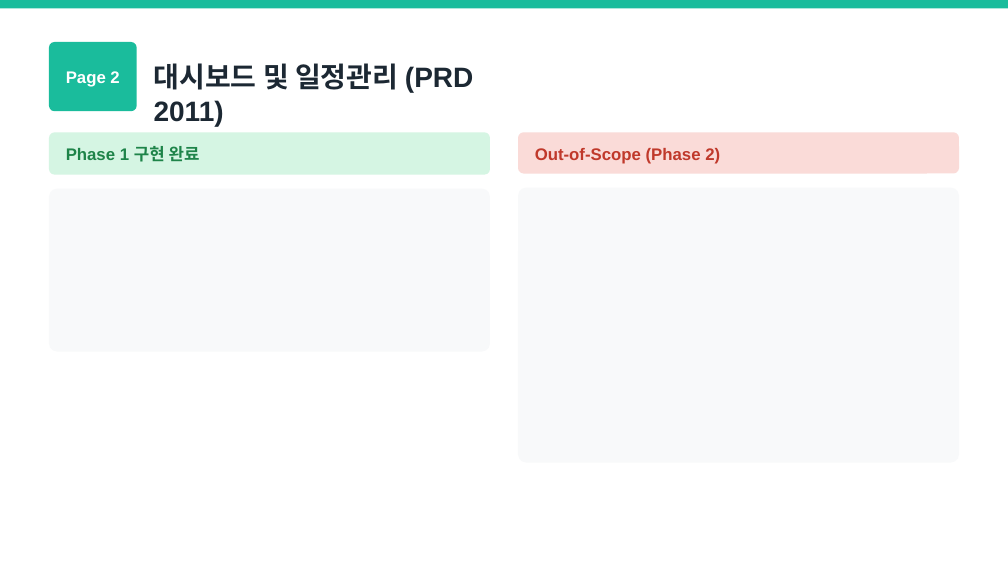
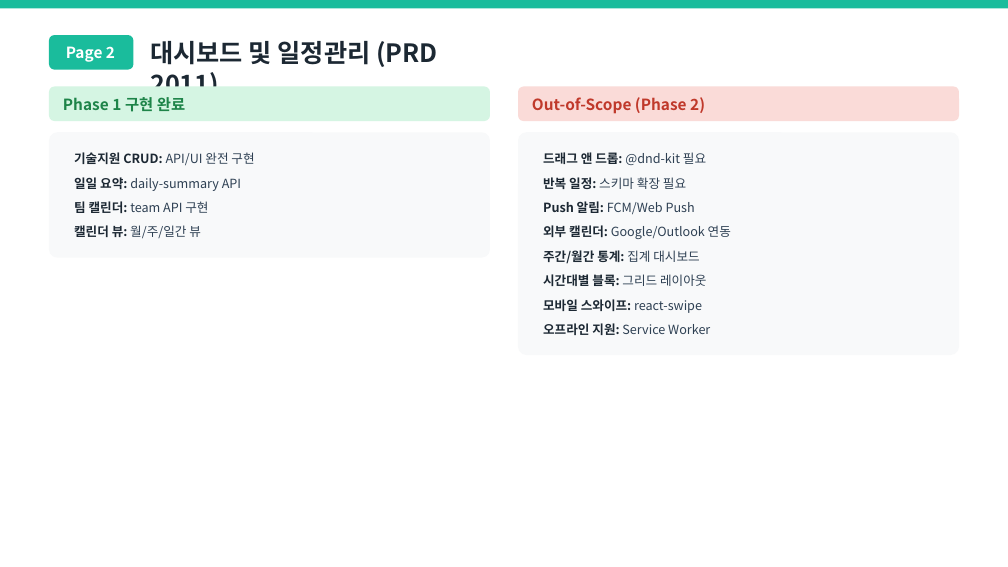
Before and after one commit to MoonjaeChoi/sunjin-erp, a slide deck: slide 4 of workspace/ppt/선진인포텍_ERP_Out-of-Scope_정리.pptx. Drawn at 1008x567 pixels with LibreOffice and Linux fonts; fonts in the diff are those of the drawing. Boxes give left, top, right and bottom in pixels: in the first picture for what was removed or moved away, otherwise in the second. Text is boxed around its words. In the diff, an @@ line names an element or a change of style, - is before the commit and + after.

```diff
--- a/workspace/ppt/선진인포텍_ERP_Out-of-Scope_정리.pptx
+++ b/workspace/ppt/선진인포텍_ERP_Out-of-Scope_정리.pptx
@@ rounded rectangle resized from (x1=49, y1=42, x2=137, y2=112) to (x1=49, y1=35, x2=134, y2=70) @@
@@ text "Page 2" moved from (x1=66, y1=71, x2=119, y2=87) to (x1=66, y1=46, x2=115, y2=62) @@
@@ text "Page 2" at (x1=66, y1=46, x2=115, y2=62): size 12 to 11 pt, font Arial to Noto Sans CJK KR; less space between paragraphs @@
@@ text "대시보드 및 일정관리 (PRD 2011)" moved from (x1=154, y1=63, x2=474, y2=93) to (x1=150, y1=41, x2=437, y2=67) @@
@@ text "대시보드 및 일정관리 (PRD 2011)" at (x1=150, y1=41, x2=437, y2=67): size 20 to 18 pt, font Arial to Noto Sans CJK KR @@
@@ rounded rectangle resized from (x1=49, y1=132, x2=491, y2=174) to (x1=49, y1=87, x2=491, y2=121) @@
@@ rounded rectangle resized from (x1=518, y1=132, x2=960, y2=173) to (x1=518, y1=87, x2=960, y2=121) @@
@@ text "Phase 1 구현 완료" moved from (x1=66, y1=146, x2=200, y2=162) to (x1=63, y1=97, x2=185, y2=112) @@
@@ text "Phase 1 구현 완료" at (x1=63, y1=97, x2=185, y2=112): size 12 to 11 pt, font Arial to Noto Sans CJK KR @@
@@ text "Out-of-Scope (Phase 2)" at (x1=532, y1=97, x2=705, y2=114): size 12 to 11 pt, font Arial to Noto Sans CJK KR @@
@@ text "Out-of-Scope (Phase 2)" moved from (x1=535, y1=148, x2=720, y2=164) to (x1=532, y1=97, x2=705, y2=114) @@
@@ rounded rectangle resized from (x1=49, y1=188, x2=491, y2=352) to (x1=49, y1=132, x2=491, y2=257) @@
@@ proportions changed in 5 elements at (x1=49, y1=87, x2=491, y2=121), (x1=49, y1=35, x2=134, y2=70), (x1=49, y1=132, x2=491, y2=257), (x1=518, y1=87, x2=960, y2=121), (x1=518, y1=132, x2=960, y2=355) @@
@@ rounded rectangle resized from (x1=518, y1=187, x2=960, y2=463) to (x1=518, y1=132, x2=960, y2=355) @@
@@ text added at (x1=74, y1=152, x2=254, y2=239), 9 pt, text #2E4053 @@
+• 기술지원 CRUD: API/UI 완전 구현
+• 일일 요약: daily-summary API
+• 팀 캘린더: team API 구현
+• 캘린더 뷰: 월/주/일간 뷰
@@ text added at (x1=543, y1=152, x2=731, y2=335), 9 pt, text #2E4053 @@
+• 드래그 앤 드롭: @dnd-kit 필요
+• 반복 일정: 스키마 확장 필요
+• Push 알림: FCM/Web Push
+• 외부 캘린더: Google/Outlook 연동
+• 주간/월간 통계: 집계 대시보드
+• 시간대별 블록: 그리드 레이아웃
+• 모바일 스와이프: react-swipe
+• 오프라인 지원: Service Worker
```
Also in this commit, not shown: 15 other slides changed, 16 other files.
